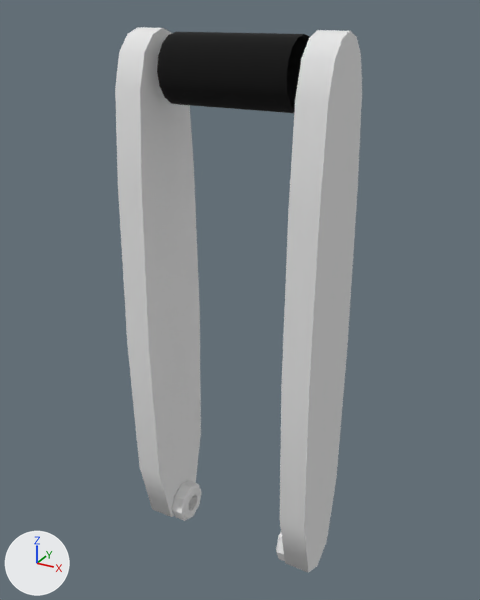
The OBJ model CakeChuff/src/model/robotLower.obj, before and after one commit.
Both versions are drawn from a camera (50 mm lens) standing at (3.07, -5.49, 6.85) and looking at (-0.01, 0.1, 4.06). Every picture has the same lights, and +X, +Y and +Z are marked at lower left. Where no turn or scale is listed for an object, it has been applied to the vertices. Vertices at the same position are counted once.

The scene before the commit, as lines of its bpy script (objects in view):
```python
me_robotlower = bpy.data.meshes.new('robotLower')
me_robotlower.from_pydata(...)  # 828 vertices, 1616 faces; spans x -1.05..1.06, y -0.51..0.51, z 0.99..6.69
# faces by material slot: [544, 176, 192, 176, 192, 336]
me_robotlower.materials.append(mat_robot_mi_car_paint_phen6sg)  # white #e7e7e7
me_robotlower.materials.append(mat_robot_mi_car_paint_phen4sg)  # white #e7e7e7
me_robotlower.materials.append(mat_robot_mi_car_paint_phen3sg)  # white #e7e7e7
me_robotlower.materials.append(mat_robot_mi_car_paint_phen5sg)  # white #e7e7e7
me_robotlower.materials.append(mat_robot_blinn2sg)  # black #000000
me_robotlower.materials.append(mat_robot_pasted__mi_metallic_paint1sg1)  # white #e7e7e7
ob_robotlower = bpy.data.objects.new('robotLower', me_robotlower)
ob_robotlower.location = (0.0, 0.0, 0.0)
```
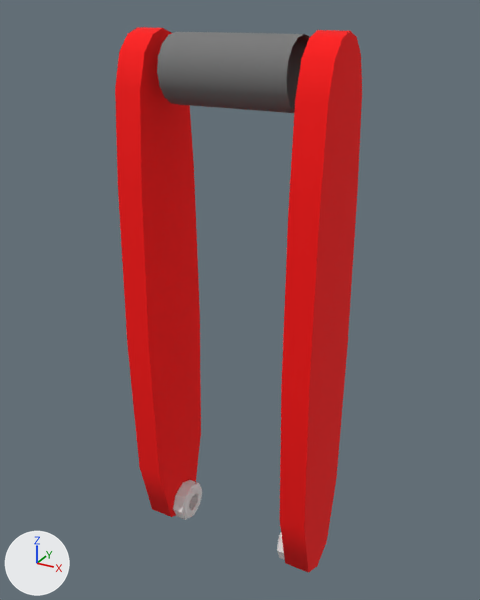
The newer file is also turned or shifted as a whole; pictures and numbers use the older file's frame.

Where the change shows, as pixel boxes (x1, y1, x2, y2) in the pictures (480 x 600 px; the box of a moved part takes in the faces that stretch with it):
part 1 of me_robotlower, moved or reshaped: before (276, 532, 285, 561); after (277, 532, 285, 560)
part 2 of me_robotlower, moved or reshaped: before (172, 481, 202, 521); after (173, 480, 202, 520)
part 3 of me_robotlower, recoloured (grey to red): (115, 27, 201, 517) in both
part 4 of me_robotlower, recoloured (grey to red): (304, 31, 362, 573) in both
part 5 of me_robotlower, recoloured (grey to red): (280, 30, 349, 572) in both
part 6 of me_robotlower, recoloured (black to grey): (157, 32, 310, 113) in both

The change in detail:
Material 'phong8SG' (mat_phong8sg) is new.
Its base color is (0.83, 0.83, 0.83) (white #ebebeb).
Its metallic is 0.18.
Its roughness is 0.866.
Material 'phong6SG' (mat_phong6sg) is new.
Its base color is (1.0, 0.0, 0.0) (red #ff0000).
Its metallic is 0.17.
Its roughness is 0.866.
Material 'phong7SG' (mat_phong7sg) is new.
Its base color is (0.2, 0.2, 0.2) (grey #7c7c7c).
Its metallic is 0.13.
Its roughness is 0.866.
me_robotlower has 828 vertices, 1616 faces and spans x -1.05..1.06, y -0.51..0.51, z 0.99..6.69.
me_robotlower is used by ob_robotlower; location (0.0, 0.0, 0.0).
me_robotlower no longer uses material mat_robot_mi_car_paint_phen5sg (white #e7e7e7).
me_robotlower no longer uses material mat_robot_pasted__mi_metallic_paint1sg1 (white #e7e7e7).
me_robotlower part 1: the loose piece of 84 vertices spanning x 0.64..0.81, y -0.25..0.21, z 0.99..1.46 is moved by (0.0, 0.02, 0.0), in mat_phong8sg (white #ebebeb).
me_robotlower part 2: the loose piece of 84 vertices spanning x -0.78..-0.61, y -0.25..0.21, z 0.99..1.46 is moved by (0.0, 0.02, 0.0), in mat_phong8sg (white #ebebeb).
me_robotlower part 3: 544 faces spanning x -1.05..-0.77, y -0.51..0.51, z 0.99..6.69 switch from mat_robot_mi_car_paint_phen6sg (white #e7e7e7) to mat_phong6sg (red #ff0000).
me_robotlower part 4: 176 faces spanning x 1.06, y -0.51..0.51, z 0.99..6.69 switch from mat_robot_mi_car_paint_phen4sg (white #e7e7e7) to mat_phong6sg (red #ff0000).
me_robotlower part 5: 192 faces spanning x 0.78..1.06, y -0.51..0.51, z 0.99..6.69 switch from mat_robot_mi_car_paint_phen3sg (white #e7e7e7) to mat_phong6sg (red #ff0000).
me_robotlower part 6: 192 faces spanning x -0.63..0.66, y -0.32..0.33, z 6.01..6.65 switch from mat_robot_blinn2sg (black #000000) to mat_phong7sg (grey #7c7c7c).
me_robotlower now uses material mat_phong8sg (white #ebebeb).
